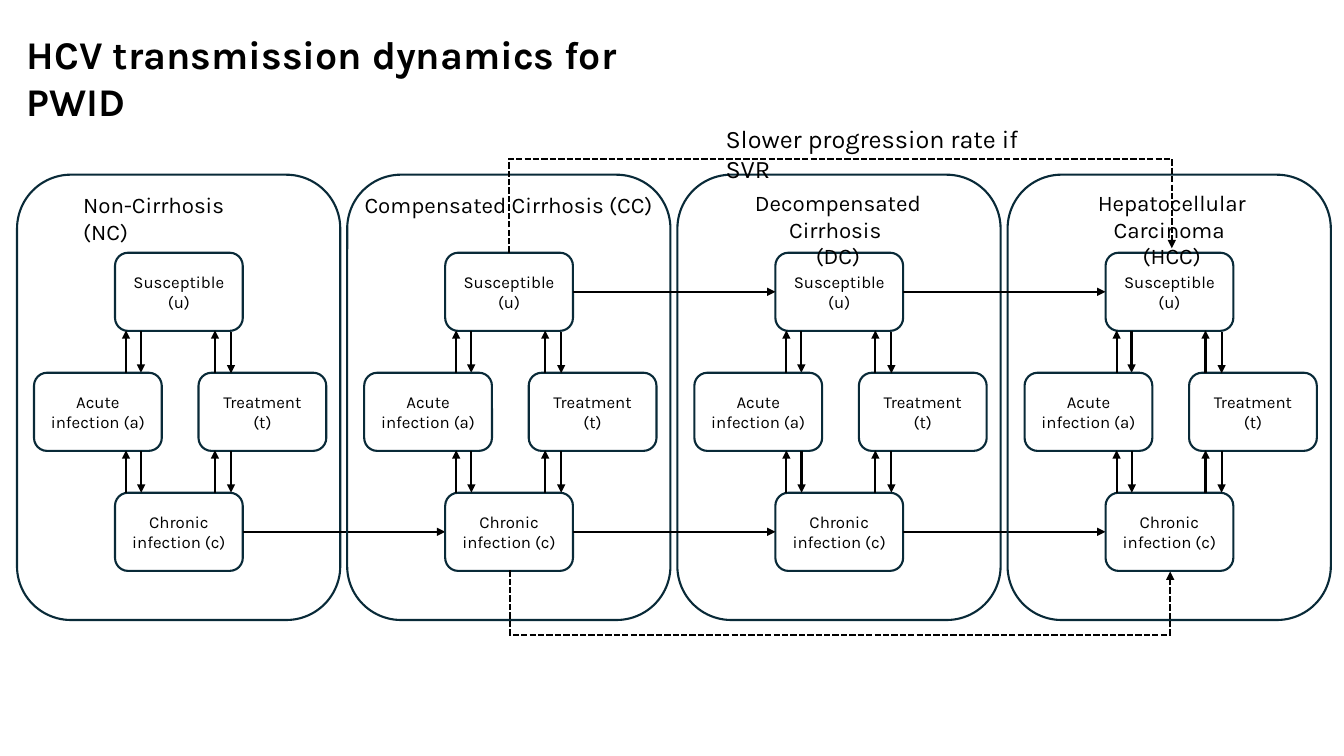
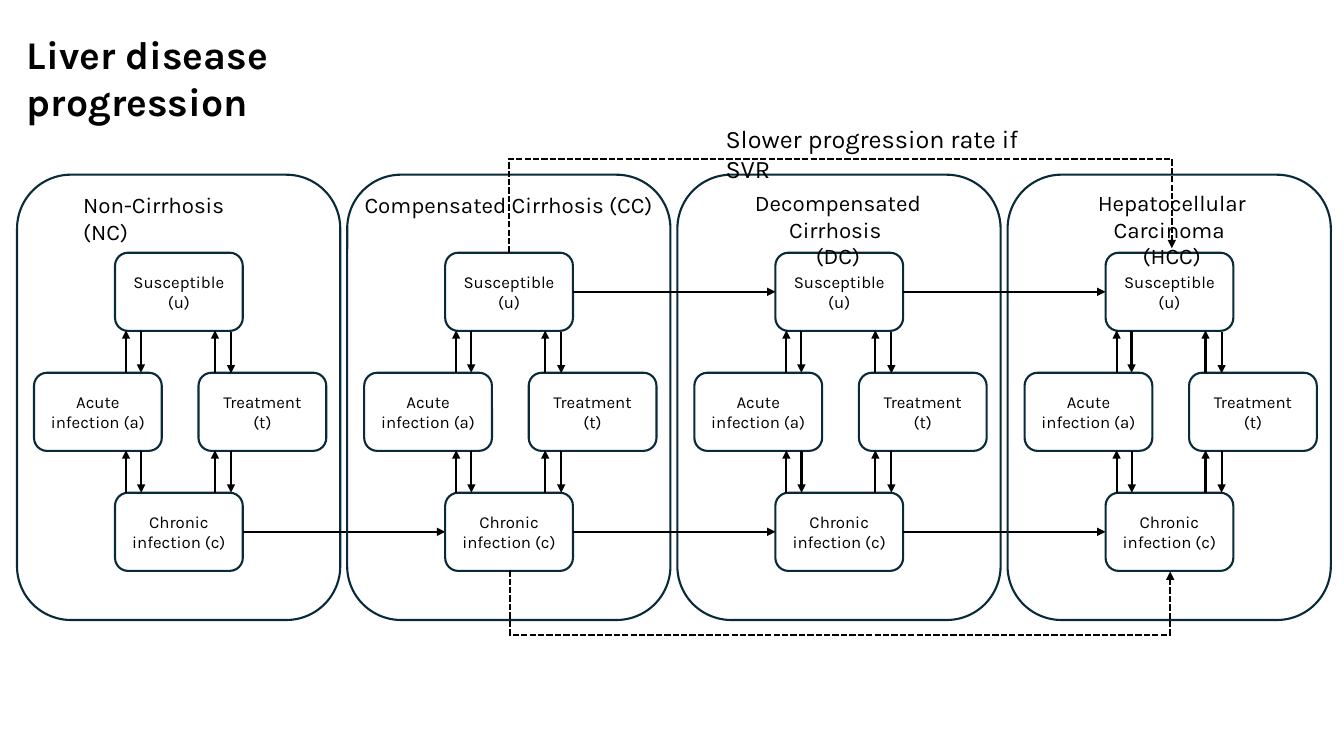
Before and after one commit to Mister-He/HepC-Transimission-Modelling, a slide deck: slide 4 of Model schematic.pptx (slide 2 before the commit). Drawn at 1344x756 pixels with LibreOffice and Linux fonts; fonts in the diff are those of the drawing. Boxes give left, top, right and bottom in pixels: in the first picture for what was removed or moved away, otherwise in the second. Text is boxed around its words. In the diff, an @@ line names an element or a change of style, - is before the commit and + after.

```diff
--- a/Model schematic.pptx
+++ b/Model schematic.pptx
@@ text at (27, 41, 268, 126): text changed @@
-HCV transmission dynamics for PWID
+Liver disease progression
```
Also in this commit, not shown: 1 other slide changed, 2 slides added, 1 other file.
